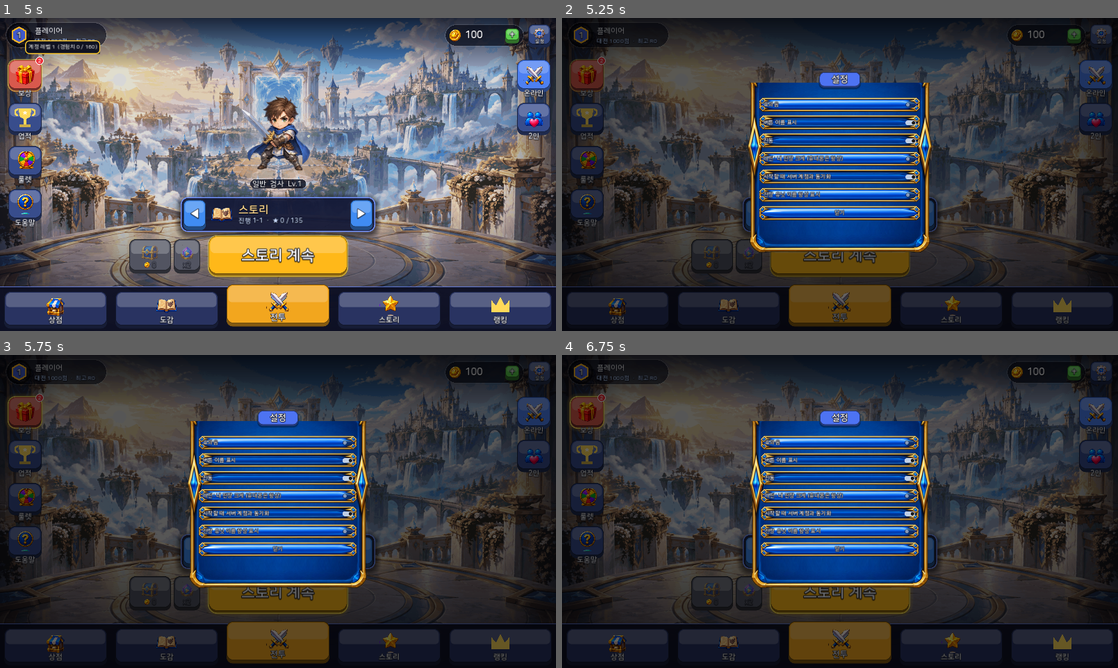
Above: before the commit, frames 1-4 (two rows, left to right).
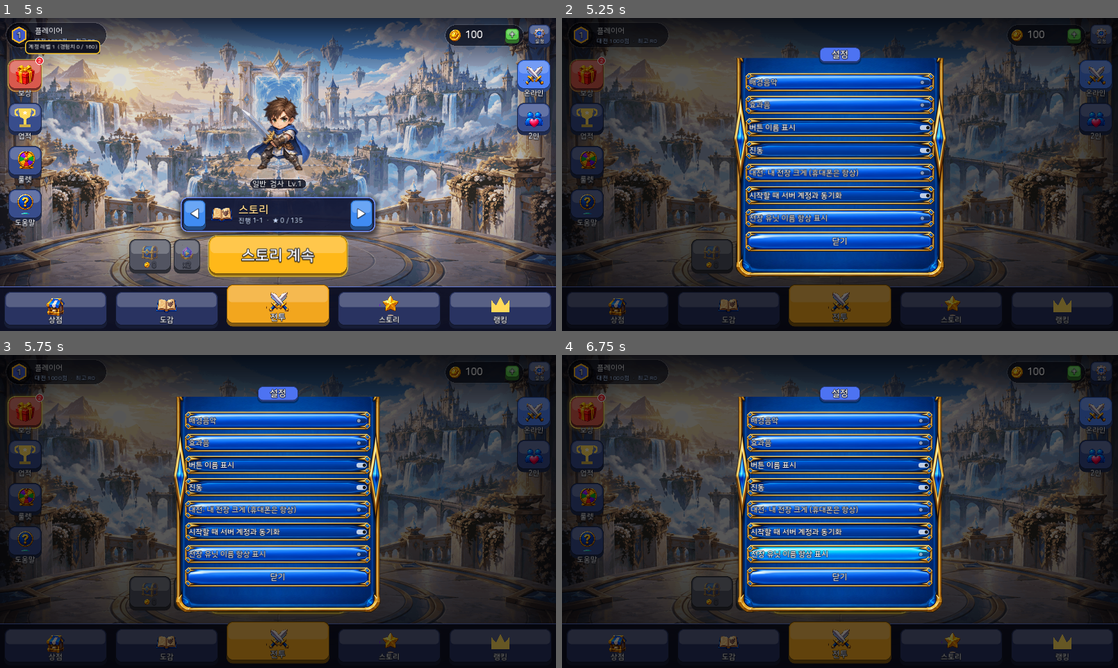
Above: after the commit, the same moments.

Repository: ehb1127-arch/defence
Game: Godot game, scene res://tests/MatchSmoke.tscn
The game is run twice, just before and just after one commit, with the same random seed, the same clock (stepped at 60 frames per second) and the same inputs. This scene is started directly instead of the project's main scene.
Inputs (mouse positions are in pixels of both pictures, inside the frame that each line leads up to):
- Up to frame 1 (5 s): click (455, 30) at 0.5 s; click (489, 30) at 1.25 s; click (511, 30) at 2 s; click (539, 30) at 2.75 s; click (511, 36) at 3.52 s; click (22, 36) at 4.27 s
- Up to frame 2 (5.25 s): click (1101, 36) at 5.02 s
- Up to frame 3 (5.75 s): no input
- Up to frame 4 (6.75 s): click (756, 552) at 5.77 s; click (923, 552) at 6.52 s

Frame 1 is identical in both runs. In frame 2, 23% of the frame differs, in the area x 30-70%, y 9-83%; in frame 3, 23%; in frame 4, 23%.

Commit message:
배경음악 4곡 + 효과음 21개 추가 (직접 작곡·합성한 원본)
- tools/make_audio.py: numpy 로 작곡·합성 (저작권 걱정 없는 원본)
  배경음악: 로비(모험 테마) · 스토리 지도(잔잔한 종소리) · 전투(132 BPM) · 보스(금관 + 강한 북)
  효과음: 버튼, 소환/희귀/전설, 합성/실패, 타격·얼음·번개·폭발, 동전·보상, 라운드·보스 등장·경고·심장 박동,
  카운트다운, 피버, 승리·패배 음악
- Music 오토로드: 화면·상황별 곡 크로스페이드 (로비/지도/전투, 보스·중간보스가 살아 있으면 보스 곡),
  판이 끝나면 배경음악을 멈추고 승리·패배 음악 → 잔잔한 곡
- Sfx: 음원 파일(.ogg/.wav) 우선, 없으면 기존 코드 톤. 소리별 음량·최소 간격, 채널 12개
- 전투: 공격 종류별 타격음(얼음·번개 전용), 신화 스킬·보스 기술 폭발음, 전설 소환·합성 대성공·보스 처치 전용음,
  전투 중 보상 이벤트는 짧은 보상음 (승리 음악은 판이 끝날 때만)
- 배경음악은 import 에서 반복 + QOA 압축 (4곡 약 1.8MB), Godot 4.3 / 4.7.2 모두 확인
- 설정에 '배경음악' 켜기/끄기, 설정 창 글자·줄 높이 확대. 전투 중 소리 버튼은 음악·효과음 함께
- docs/AUDIO.md: 곡·효과음 목록, 전문 음원(.ogg)으로 바꾸는 방법
- CI 릴리즈 안내 문서 경로를 docs/RELEASE.md 로

Co-Authored-By: Claude Opus 5.5 <noreply@anthropic.com>
Claude-Session: https://claude.ai/code/session_01VDNaBQxy8KEotGuoxndmUz

Diff:
--- a/project.godot
+++ b/project.godot
@@ -20,6 +20,7 @@
 Session="*res://scripts/autoload/Session.gd"
 Net="*res://scripts/autoload/Net.gd"
 Sfx="*res://scripts/autoload/Sfx.gd"
+Music="*res://scripts/autoload/Music.gd"
 Art="*res://scripts/autoload/Art.gd"
 Profile="*res://scripts/autoload/Profile.gd"
 Ads="*res://scripts/autoload/Ads.gd"
--- /dev/null
+++ b/scripts/autoload/Music.gd
@@ -0,0 +1,130 @@
+extends Node
+## 배경음악: 화면·상황별 곡을 부드럽게 바꿔 튼다 (크로스페이드).
+## 곡 파일: res://audio/bgm/<이름>.ogg / .mp3 / .wav 중 먼저 있는 것 (기본은 tools/make_audio.py 로 만든 .wav,
+## import 에서 반복·QOA 압축). 전문 음원으로 바꾸려면 같은 이름의 .ogg 를 넣기만 하면 된다 (docs/AUDIO.md).
+## 전용 서버/헤드리스에서는 자동으로 꺼진다.
+
+const TRACKS := ["lobby", "map", "battle", "boss"]
+const FADE := 0.9
+const BASE_DB := -11.0
+
+var enabled := true      # 오디오 장치 사용 가능 (헤드리스/서버면 false)
+var muted := false       # 설정에서 끔
+var current := ""        # 지금 (또는 곧) 나오는 곡
+var _streams := {}
+var _players: Array[AudioStreamPlayer] = []
+var _active := 0
+var _tweens: Array = [null, null]
+var _duck := 0.0         # 승리/패배 음악 등 잠깐 줄일 때 (dB)
+
+
+func _ready() -> void:
+	process_mode = Node.PROCESS_MODE_ALWAYS
+	if DisplayServer.get_name() == "headless" or "--server" in OS.get_cmdline_user_args():
+		enabled = false
+		return
+	for i in 2:
+		var p := AudioStreamPlayer.new()
+		p.volume_db = -80.0
+		p.finished.connect(_on_finished.bind(i))
+		add_child(p)
+		_players.append(p)
+
+
+func _stream(track: String) -> AudioStream:
+	if _streams.has(track):
+		return _streams[track]
+	var s: AudioStream = null
+	for ext in ["ogg", "mp3", "wav"]:
+		var path := "res://audio/bgm/%s.%s" % [track, ext]
+		if ResourceLoader.exists(path):
+			s = load(path)
+			break
+	if s != null and "loop" in s:
+		s.set("loop", true)   # ogg / mp3
+	if s is AudioStreamWAV and (s as AudioStreamWAV).loop_mode == AudioStreamWAV.LOOP_DISABLED:
+		# import 설정이 빠졌어도 반복되게
+		(s as AudioStreamWAV).loop_mode = AudioStreamWAV.LOOP_FORWARD
+		(s as AudioStreamWAV).loop_begin = 0
+		(s as AudioStreamWAV).loop_end = int((s as AudioStreamWAV).get_length() * (s as AudioStreamWAV).mix_rate)
+	_streams[track] = s
+	return s
+
+
+## 곡 바꾸기. 같은 곡이면 아무것도 안 함. "" 이면 멈춤.
+func play(track: String) -> void:
+	if track == current:
+		return
+	current = track
+	if not enabled:
+		return
+	if muted or track == "":
+		_fade_out_all()
+		return
+	var s := _stream(track)
+	if s == null:
+		_fade_out_all()
+		return
+	var old := _active
+	_active = 1 - _active
+	var p := _players[_active]
+	p.stream = s
+	p.volume_db = -40.0
+	p.play()
+	_fade(_active, _target_db())
+	_fade(old, -60.0, true)
+
+
+func stop() -> void:
+	play("")
+
+
+## 승리·패배 음악처럼 효과음을 돋보이게 할 때 잠깐 줄였다가 되돌림
+func duck(seconds: float, amount_db := -14.0) -> void:
+	if not enabled:
+		return
+	_duck = amount_db
+	_fade(_active, _target_db(), false, 0.25)
+	get_tree().create_timer(seconds, true).timeout.connect(func():
+		_duck = 0.0
+		if current != "" and not muted:
+			_fade(_active, _target_db(), false, 1.2))
+
+
+func set_muted(on: bool) -> void:
+	muted = on
+	if not enabled:
+		return
+	if on:
+		_fade_out_all()
+	else:
+		var t := current
+		current = ""
+		play(t)
+
+
+func _target_db() -> float:
+	return BASE_DB + _duck
+
+
+func _fade(i: int, to_db: float, stop_after := false, dur := FADE) -> void:
+	if _tweens[i] != null and (_tweens[i] as Tween).is_valid():
+		(_tweens[i] as Tween).kill()
+	var p := _players[i]
+	var tw := create_tween()
+	tw.tween_property(p, "volume_db", to_db, dur)
+	if stop_after:
+		tw.tween_callback(p.stop)
+	_tweens[i] = tw
+
+
+func _fade_out_all() -> void:
+	for i in _players.size():
+		if _players[i].playing:
+			_fade(i, -60.0, true)
+
+
+func _on_finished(i: int) -> void:
+	# 반복 설정이 없는 음원이어도 지금 곡이면 다시 튼다
+	if i == _active and current != "" and not muted:
+		_players[i].play()
--- a/scripts/autoload/Profile.gd
+++ b/scripts/autoload/Profile.gd
@@ -27,7 +27,7 @@
 var story_seen := {}     # 스테이지 id -> 대사 봄
 var streak := 0          # 연승
 var idle_last := 0       # 방치 보상 마지막 수령 (유닉스 초)
-var settings := {"sound": true, "labels": true, "vibrate": true, "account_sync": true, "focus_layout": false}
+var settings := {"music": true, "sound": true, "labels": true, "vibrate": true, "account_sync": true, "focus_layout": false}
 var device_id := ""
 var unit_levels := {}    # 유닛 id -> 영구 레벨
 var discovered := {}     # 도감: 한 번이라도 얻은 유닛
@@ -139,6 +139,7 @@
 
 func apply_settings() -> void:
 	Sfx.muted = not settings["sound"]
+	Music.set_muted(not settings.get("music", true))
 	ActionButton.show_captions = settings.get("labels", true)
 
 
--- a/scripts/autoload/Sfx.gd
+++ b/scripts/autoload/Sfx.gd
@@ -1,8 +1,13 @@
 extends Node
-## 효과음: 외부 파일 없이 코드로 짧은 톤(삑/뿅)을 만들어 재생한다.
-## 전용 서버/헤드리스에서는 자동으로 꺼진다.
+## 효과음: res://audio/sfx/<이름>.ogg / .wav 가 있으면 그 음원을, 없으면 코드로 만든 짧은 톤을 재생한다.
+## 음원은 tools/make_audio.py 로 만든다. 전용 서버/헤드리스에서는 자동으로 꺼진다.
 
 const RATE := 22050
+## 자주 나는 소리는 음량을 낮추고, 너무 촘촘히 겹치지 않게 최소 간격(ms)을 둔다
+const GAIN := {"hit": -9.0, "tick": -4.0, "click": -3.0, "coin": -4.0, "summon": -2.0, "heart": 2.0, "alarm": -9.0, "tick_boss": -4.0, "fail": -2.0}
+const GAP := {"hit": 70, "coin": 45, "zap": 180, "ice": 180, "boom": 150, "click": 40}
+const FILES := ["click", "summon", "merge", "rare", "legend", "coin", "fail", "round", "boss", "alarm",
+	"heart", "tick", "tick_boss", "fever", "hit", "boom", "zap", "ice", "reward", "win", "lose"]
 
 var enabled := true      # 오디오 장치 사용 가능 (헤드리스/서버면 false)
 var muted := false       # 설정에서 끔
@@ -31,7 +36,22 @@
 	_streams["heart"] = _tone([70.0, 58.0], 0.09, 0.55, "sine")
 	_streams["fever"] = _tone([523.0, 784.0, 1047.0, 1568.0, 2093.0], 0.05, 0.28, "square")
 	_streams["coin"] = _tone([1568.0, 2093.0], 0.03, 0.14, "sine")
-	for i in 8:
+	_streams["legend"] = _tone([523.0, 784.0, 1047.0, 1568.0, 2093.0], 0.08, 0.28, "square")
+	_streams["reward"] = _tone([784.0, 988.0, 1175.0, 1568.0], 0.07, 0.25, "sine")
+	_streams["hit"] = _tone([220.0], 0.03, 0.15, "square")
+	_streams["boom"] = _tone([110.0, 82.0, 65.0], 0.08, 0.35, "saw")
+	_streams["zap"] = _tone([1760.0, 880.0, 1760.0], 0.03, 0.18, "square")
+	_streams["ice"] = _tone([2093.0, 2637.0, 3136.0], 0.04, 0.14, "sine")
+	# 만들어 둔 음원이 있으면 톤 대신 사용
+	for n in FILES:
+		for ext in ["ogg", "wav"]:
+			var path := "res://audio/sfx/%s.%s" % [n, ext]
+			if ResourceLoader.exists(path):
+				var st: AudioStream = load(path)
+				if st != null:
+					_streams[n] = st
+					break
+	for i in 12:
 		var p := AudioStreamPlayer.new()
 		p.volume_db = volume_db
 		add_child(p)
@@ -42,14 +62,25 @@
 	if not enabled or muted or not _streams.has(sound):
 		return
 	var now := Time.get_ticks_msec()
-	if now - int(_last.get(sound, -1000)) < 60:
+	if now - int(_last.get(sound, -1000)) < int(GAP.get(sound, 60)):
 		return
 	_last[sound] = now
 	for p in _players:
 		if not p.playing:
 			p.stream = _streams[sound]
+			p.volume_db = volume_db + float(GAIN.get(sound, 0.0))
 			p.play()
 			return
+	# 모든 채널이 바쁘면 가벼운 소리는 버리고, 중요한 소리는 가장 오래된 채널을 빼앗는다
+	if sound in ["hit", "coin", "tick", "click", "summon"]:
+		return
+	var oldest := _players[0]
+	for p in _players:
+		if p.get_playback_position() > oldest.get_playback_position():
+			oldest = p
+	oldest.stream = _streams[sound]
+	oldest.volume_db = volume_db + float(GAIN.get(sound, 0.0))
+	oldest.play()
 
 
 func _tone(freqs: Array, each: float, vol: float, shape: String) -> AudioStreamWAV:
--- a/scripts/game/Board.gd
+++ b/scripts/game/Board.gd
@@ -578,7 +578,7 @@
 			great_star = 1
 		show_banner("합성 대성공!", "", Color(1, 0.85, 0.3))
 		_coin_burst(cell_center(i), 16)
-		_sfx("win")
+		_sfx("legend")
 	var id := _biased_unit_of(new_r)
 	# 합성 연출: 세 마리가 가운데로 빨려 들어감
 	_add_effect({"type": "merge", "pos": cell_center(i), "t": 0.0, "dur": 0.35, "color": GameData.RARITY_COLORS[new_r]})
@@ -972,7 +972,7 @@
 	if crisis != "" and alive:
 		gems += GameData.CRISIS_REWARD_GEMS
 		show_banner("위기 극복!", "보석 +%d" % GameData.CRISIS_REWARD_GEMS, Color(0.5, 1, 0.6))
-		_sfx("win")
+		_sfx("reward")
 	crisis = ""
 	if wave <= 0:
 		return
@@ -1504,6 +1504,7 @@
 	"flask": "flask", "note": "note", "halo": "holy", "wing": "lance",
 	"phoenix": "fireball", "clock": "clockwork", "crown": "coin", "skull": "scythe",
 }
+const ATK_SFX := {"ice": "ice", "zap": "zap", "clockwork": "zap"}
 const ATK_DUR := {
 	"slash": 0.18, "spin": 0.22, "stab": 0.12, "thrust": 0.16, "bash": 0.2, "arrow": 0.16, "tracer": 0.14,
 	"lob": 0.3, "coin": 0.26, "orb": 0.2, "fireball": 0.22, "ice": 0.18, "zap": 0.12, "flask": 0.3,
@@ -1534,6 +1535,7 @@
 			dmg *= fx["crit_mult"]
 			crit = true
 		var style: String = ATK_STYLE.get(u["glyph"], "orb")
+		_sfx(ATK_SFX.get(style, "hit"))
 		_add_effect({"type": "atk", "style": style, "from": center, "to": t.pos, "t": 0.0, "dur": ATK_DUR.get(style, 0.16),
 			"color": col.lightened(0.3) if awake else col, "big": u["rarity"] >= 3 or awake, "seed": rng.randf() * TAU})
 		_hit(t, dmg, id, fx, crit)
@@ -1678,7 +1680,7 @@
 		show_banner("JACKPOT!", "+%d 골드" % jg, Color(1, 0.85, 0.2))
 		_coin_burst(e.pos, 14)
 		_flash(Color(1, 0.85, 0.3), 0.35)
-		_sfx("win")
+		_sfx("reward")
 	gauge = mini(gauge + 1, GameData.COOP_BLAST_NEED)
 	var g := 1 + wave / 10
 	match e.kind:
@@ -1694,7 +1696,8 @@
 				float_text(e.pos + Vector2(0, -80), "간발의 차!! +%d 보석" % GameData.CLUTCH_GEMS, Color(1, 0.95, 0.4), 26)
 			gems += gm
 			show_banner("보스 처치!", "+%d 골드  +%d 보석" % [g, gm], Color(1, 0.85, 0.3))
-			_sfx("win")
+			_sfx("boom")
+			_sfx("legend")
 			_flash(Color(1, 0.9, 0.5), 0.5)
 			shake = 14.0
 			if wave >= final_wave and mode != "pvp" and not final_cleared_flag:
@@ -1708,7 +1711,8 @@
 			gems += 2
 			_coin_burst(e.pos, 16)
 			show_banner("중간보스 처치!", "+%d 골드  +2 보석" % g, Color(0.85, 0.55, 1.0))
-			_sfx("win")
+			_sfx("boom")
+			_sfx("reward")
 			shake = 8.0
 		"hero":
 			g = 30 + wave * 2
@@ -1750,6 +1754,7 @@
 	var base: float = u["dmg"] * unit_power(c["id"])
 	var sid: String = u["skill"]["id"]
 	float_text(center + Vector2(0, -30), u["skill"]["name"] + "!", u["color"], 18)
+	_sfx({"judgement": "zap", "timestop": "ice", "goldrain": "reward"}.get(sid, "boom"))
 	match sid:
 		"firestorm":
 			_add_effect({"type": "boom", "pos": center, "r": u["range"], "t": 0.0, "dur": 0.7, "color": Color(1, 0.4, 0.1)})
@@ -2042,7 +2047,7 @@
 		if star + 1 == GameData.AWAKEN_STAR:
 			show_banner("각성!", "%s 특성 강화" % GameData.UNITS[c["id"]]["name"], Color(1, 0.7, 0.3))
 			_flash(Color(1, 0.8, 0.4), 0.4)
-		_sfx("win" if star + 1 >= 3 else "rare")
+		_sfx("legend" if star + 1 >= 3 else "reward")
 	else:
 		if rng.randf() < GameData.STAR_DOWN_CHANCE[star]:
 			c["star"] = star - 1
@@ -2116,6 +2121,7 @@
 
 
 func _boss_skill(e: EnemyState, sid: String) -> void:
+	_sfx("boom")
 	match sid:
 		"dash":
 			e.buff_t = 2.0
@@ -2266,7 +2272,7 @@
 			slot_jackpots += 1
 		if reels[0] != "skull":
 			_flash(Color(1, 0.9, 0.4), 0.4)
-		_sfx("win" if reels[0] != "skull" else "fail")
+		_sfx("legend" if reels[0] != "skull" else "fail")
 	elif (reels[0] == reels[1] or reels[1] == reels[2] or reels[0] == reels[2]):
 		var pair: String = reels[1] if (reels[1] == reels[0] or reels[1] == reels[2]) else reels[0]
 		if pair != "skull":
@@ -2348,7 +2354,7 @@
 	if idx < 0:
 		return
 	var col: Color = GameData.RARITY_COLORS[rarity]
-	_sfx("rare")
+	_sfx("legend" if rarity >= GameData.Rarity.LEGEND else "rare")
 	# 가챠 연출: 등급이 높을수록 길고 화려하게
 	if rarity >= GameData.Rarity.EPIC and sfx:
 		effects = effects.filter(func(f): return f["type"] != "reveal")
--- a/scripts/game/Match.gd
+++ b/scripts/game/Match.gd
@@ -370,6 +370,7 @@
 var _prev_best := 0
 var _best_told := false
 var _overtime := false
+var _music_t := 0.0
 
 
 func _apply_loadout(consume_items := true) -> void:
@@ -454,7 +455,10 @@
 
 
 func _toggle_sound() -> void:
-	Profile.set_setting("sound", not Profile.settings["sound"])
+	# 전투 중 소리 버튼은 효과음과 배경음악을 함께 켜고 끈다
+	var on: bool = not Profile.settings["sound"]
+	Profile.settings["music"] = on
+	Profile.set_setting("sound", on)
 	_btn_sound.icon_name = "sound" if Profile.settings["sound"] else "mute"
 	_btn_sound.queue_redraw()
 
@@ -528,6 +532,7 @@
 	_update_center_label()
 	_update_peek()
 	_check_best_record()
+	_update_music(delta)
 	if not over and not paused:
 		_ach_t -= delta
 		if _ach_t <= 0.0:
@@ -732,6 +737,27 @@
 	return boards[Session.local_index if Session.online else 0]
 
 
+func _update_music(delta: float) -> void:
+	## 보스·중간보스가 살아 있으면 보스 곡, 아니면 전투 곡
+	if over:
+		return
+	_music_t -= delta
+	if _music_t > 0.0:
+		return
+	_music_t = 0.5
+	var boss := false
+	for e in _local_board().enemies:
+		if e.alive and (e.is_boss or e.kind == "midboss"):
+			boss = true
+			break
+	Music.play("boss" if boss else "battle")
+
+
+func _after_result_jingle() -> void:
+	if over:
+		Music.play("map")
+
+
 func _on_net_event(kind: String, data: Variant) -> void:
 	var me := _local_board()
 	match kind:
@@ -948,6 +974,9 @@
 		won = winner == 0 or _overtime   # 연장전은 40라운드를 이미 넘었으므로 승리로 정산
 	_last_won = won
 	Sfx.play("win" if won else "lose")
+	# 승리·패배 음악이 잘 들리게 배경음악을 멈췄다가 잔잔한 곡으로
+	Music.stop()
+	get_tree().create_timer(3.4).timeout.connect(_after_result_jingle)
 	var me := _local_board()
 	var mc := Profile.match_coins_preview(_match_summary())
 	_pending_coins = mc["coins"]
--- a/scripts/ui/Campaign.gd
+++ b/scripts/ui/Campaign.gd
@@ -33,6 +33,7 @@
 
 func _ready() -> void:
 	theme = GameData.ui_theme()
+	Music.play("map")
 	var base := ColorRect.new()
 	base.color = Color(0.05, 0.06, 0.09)
 	base.size = Vector2(1600, 900)
--- a/scripts/ui/MainMenu.gd
+++ b/scripts/ui/MainMenu.gd
@@ -42,6 +42,7 @@
 		return
 	set_anchors_preset(Control.PRESET_FULL_RECT)
 	theme = GameData.ui_theme()
+	Music.play("lobby")
 	_build_background()
 	_build_top()
 	_build_mode_cards()
@@ -939,22 +940,28 @@
 
 
 func _build_settings() -> void:
-	_settings = _panel(Vector2(540, 190), Vector2(520, 480), "설정")
+	_settings = _panel(Vector2(500, 120), Vector2(600, 620), "설정")
 	_settings.visible = false
 	var v: VBoxContainer = _settings.get_child(0)
-	for spec in [["sound", "효과음"], ["labels", "버튼 이름 표시"], ["vibrate", "진동"], ["focus_layout", "대전: 내 전장 크게 (휴대폰은 항상)"], ["account_sync", "시작할 때 서버 계정과 동기화"]]:
+	for spec in [["music", "배경음악"], ["sound", "효과음"], ["labels", "버튼 이름 표시"], ["vibrate", "진동"], ["focus_layout", "대전: 내 전장 크게 (휴대폰은 항상)"], ["account_sync", "시작할 때 서버 계정과 동기화"]]:
 		var cb := CheckButton.new()
 		cb.text = spec[1]
+		cb.add_theme_font_size_override("font_size", 22)
+		cb.custom_minimum_size.y = 54
 		cb.button_pressed = Profile.settings.get(spec[0], true)
 		var key: String = spec[0]
 		cb.toggled.connect(func(on): Profile.set_setting(key, on))
 		v.add_child(cb)
 	var lab := CheckButton.new()
 	lab.text = "전장 유닛 이름 항상 표시"
+	lab.add_theme_font_size_override("font_size", 22)
+	lab.custom_minimum_size.y = 54
 	lab.button_pressed = Art.show_unit_labels
 	lab.toggled.connect(func(on): Art.show_unit_labels = on)
 	v.add_child(lab)
 	var close := _small_btn("닫기", func(): _settings.visible = false)
+	close.add_theme_font_size_override("font_size", 24)
+	close.custom_minimum_size.y = 58
 	v.add_child(close)
 
 
Not shown, added: audio/bgm/battle.wav.import
Not shown, added: audio/bgm/boss.wav.import
Not shown, added: audio/bgm/lobby.wav.import
Not shown, added: audio/bgm/map.wav.import
Not shown, added: audio/sfx/alarm.wav.import
Not shown, added: audio/sfx/boom.wav.import
Not shown, added: audio/sfx/boss.wav.import
Not shown, added: audio/sfx/click.wav.import
Not shown, added: audio/sfx/coin.wav.import
Not shown, added: audio/sfx/fail.wav.import
Not shown, added: audio/sfx/fever.wav.import
Not shown, added: audio/sfx/heart.wav.import
(and 42 more such lines)
